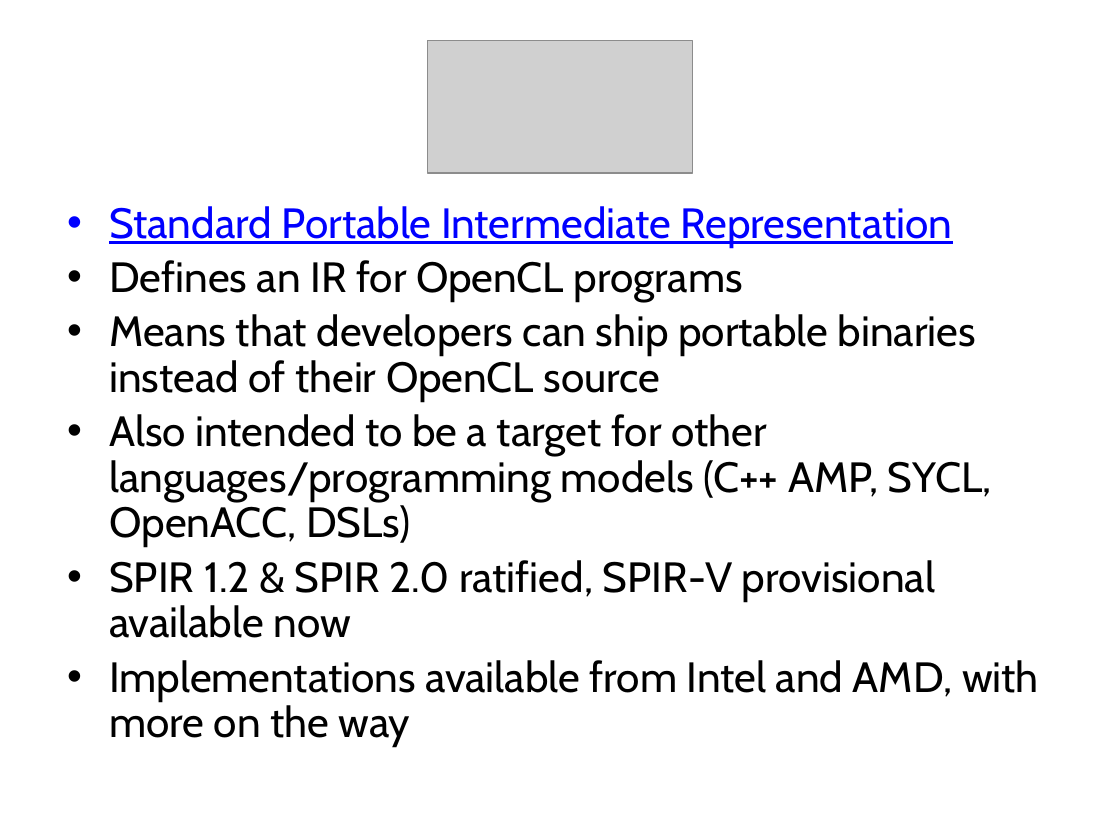
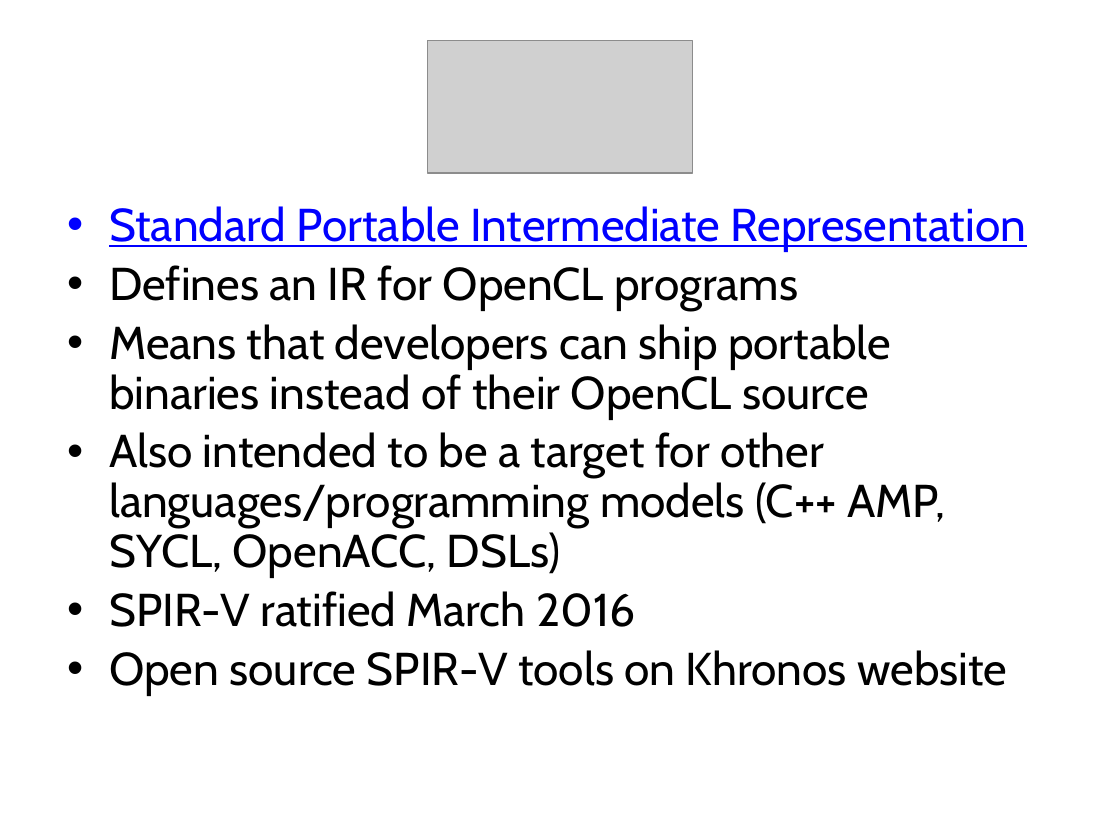
Before and after one commit to UoB-HPC/opencl-training-code, a slide deck: slide 5 of slides/advanced_outro.pptx (slide 4 before the commit). Drawn at 1120x840 pixels with LibreOffice and Linux fonts; fonts in the diff are those of the drawing; grey boxes stand for pictures. Boxes give left, top, right and bottom in pixels: in the first picture for what was removed or moved away, otherwise in the second. Text is boxed around its words. In the diff, an @@ line names an element or a change of style, - is before the commit and + after.

Commit message:
Updated outro for IWOCL 2016
Updated to OpenCL 2.1, SPIR-V, other relevant updates.

```diff
--- a/slides/advanced_outro.pptx
+++ b/slides/advanced_outro.pptx
@@ text at box(109, 206, 1026, 578): size 27.2 to 29.6 pt in "Standard Portable Intermediate Representation", "Defines an IR for OpenCL programs", "Means that developers can ship portable binaries ...", "Also intended to be a target for ..." @@
@@ text at box(109, 591, 1007, 696): text changed; size 27.2 to 29.6 pt @@
-• SPIR 1.2 & SPIR 2.0 ratified, SPIR-V provisional available now
-• Implementations available from Intel and AMD, with more on the way
+• SPIR-V ratified March 2016
+• Open source SPIR-V tools on Khronos website
```
Also in this commit, not shown: 8 other slides changed, 1 slide added, 1 slide removed.
